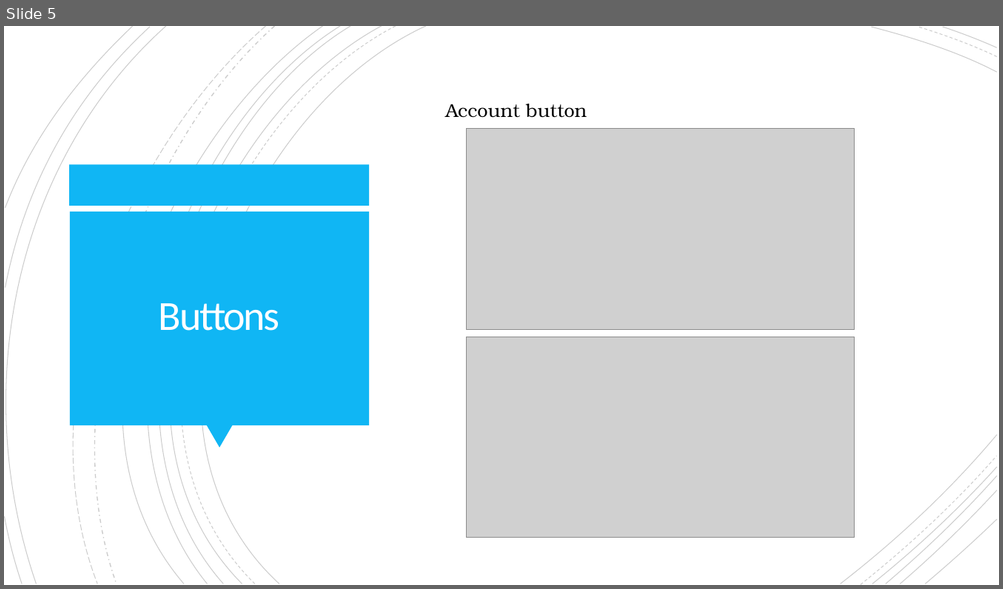
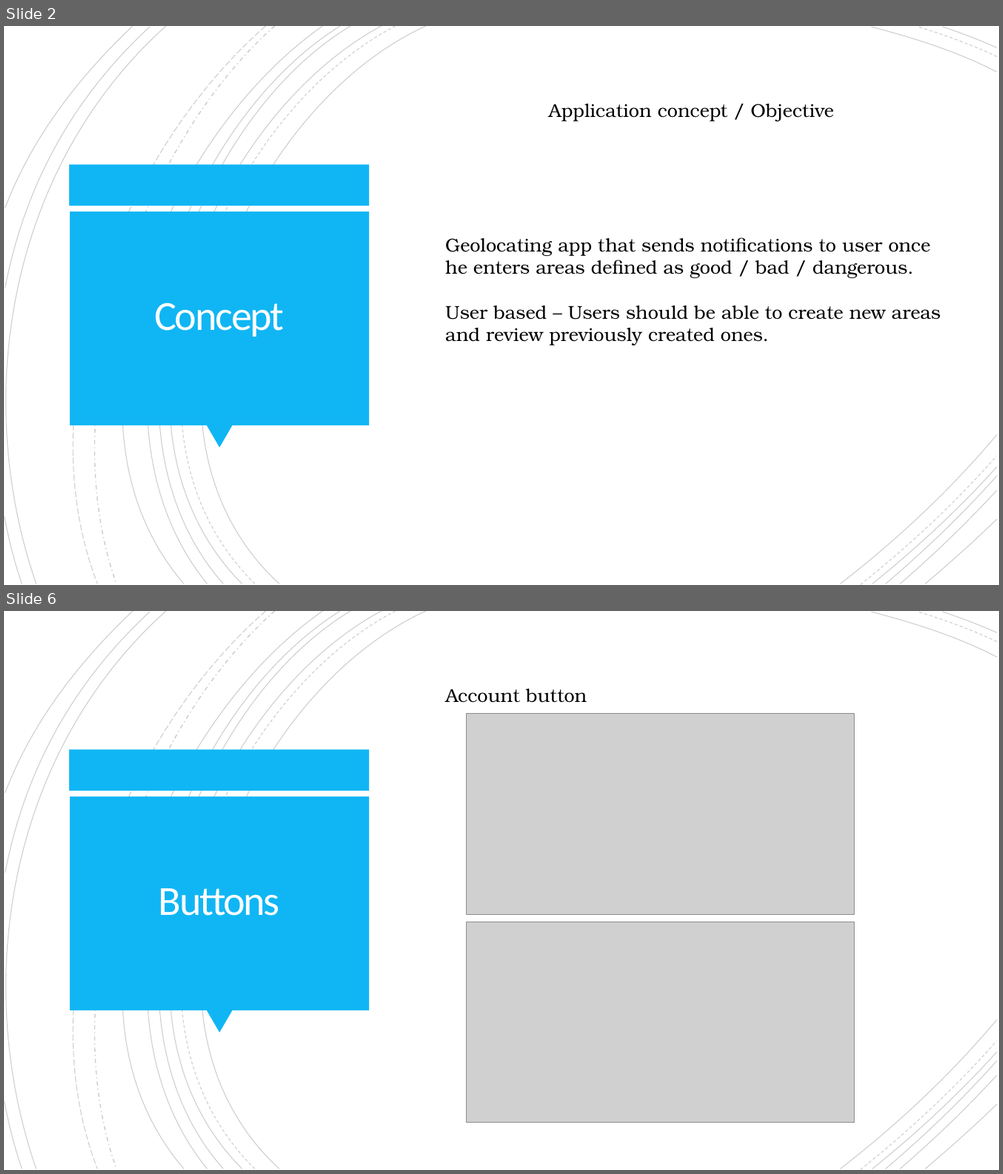
Before and after one commit to KwaiGonGinga/MobileDevelopment, a slide deck: Just Don’t Presentation.pptx. Shown one above the other, each under a label of ours: slide 5 before the commit, slides 2 and 6 after it; the slides between them are not shown. The pictures are 1003x589 and 1003x1174 pixels, drawn with LibreOffice and Linux fonts; fonts in the diff are those of the drawing; grey boxes stand for pictures. Boxes give left, top, right and bottom in pixels: in the first picture for what was removed or moved away, otherwise in the second. Text is boxed around its words. In the diff, an @@ line names an element or a change of style, - is before the commit and + after.

```diff
--- a/Just Don’t Presentation.pptx
+++ b/Just Don’t Presentation.pptx
@@ slide 2 added at (4, 26, 999, 585), background #FFFFFF; not listed: 24 template elements that a slide beside it also shows @@
@@ text added at (549, 104, 834, 121), 18 pt, text #000000 @@
+Application concept / Objective
@@ text added at (445, 238, 940, 346), 18 pt, text #000000 @@
+Geolocating app that sends notifications to user once he enters areas defined as good / bad / dangerous.
+User based – Users should be able to create new areas and review previously created ones.
@@ title added at (154, 303, 284, 337), 40 pt, text #FFFEFF @@
+Concept
@@ what was slide 5 is now slide 6 @@
```
Also in this commit, not shown: 4 slides changed, 1 other slide added, 1 other file.
